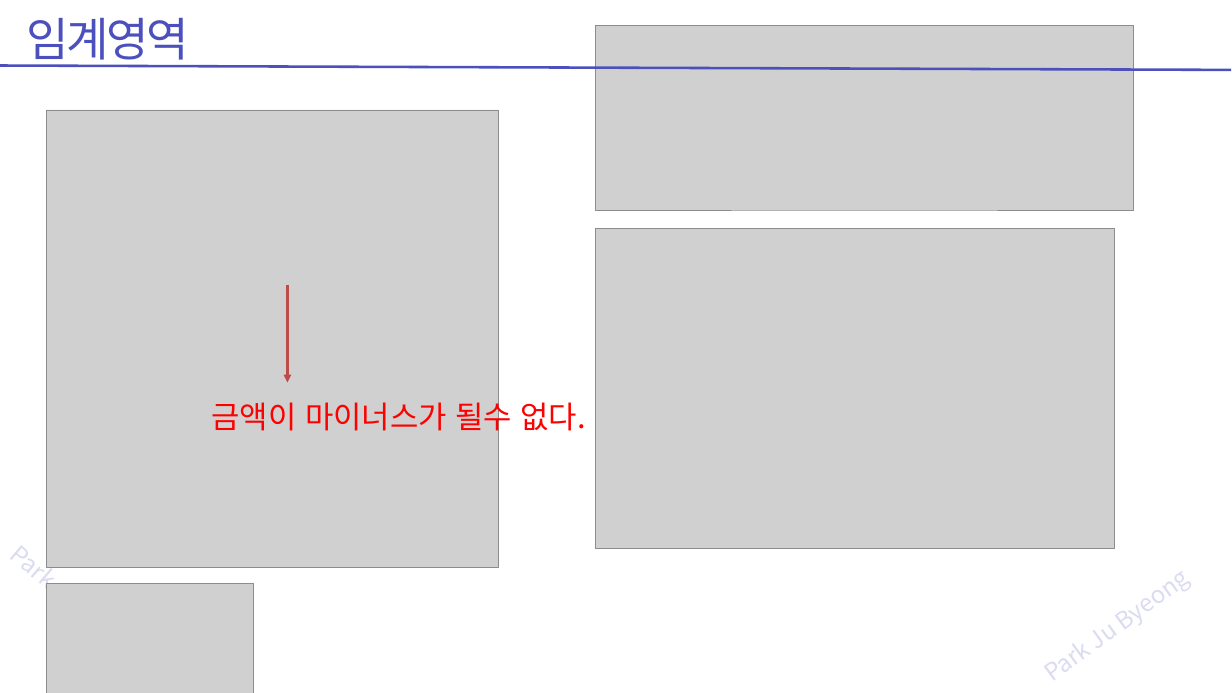
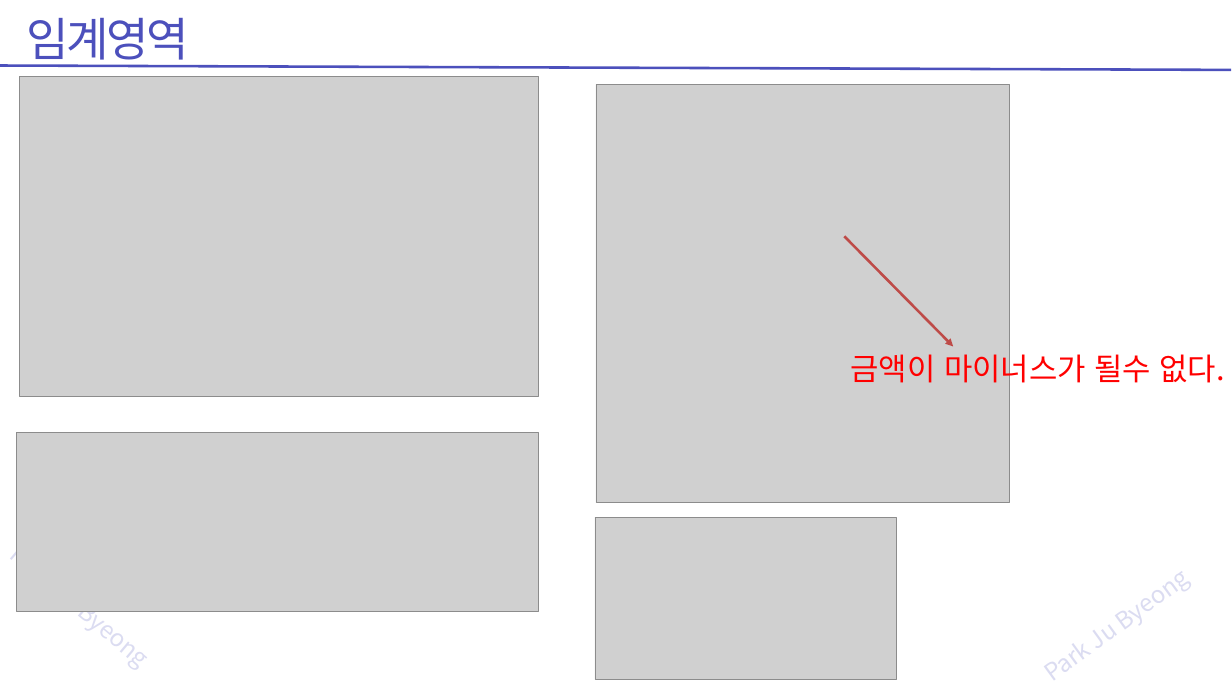
Before and after one commit to zest132/JavaLecture, a slide deck: slide 78 of JavaLecture/LectureFile/java 14강 자료구조와 쓰레드.pptx (slide 63 before the commit). Drawn at 1232x693 pixels with LibreOffice and Linux fonts; fonts in the diff are those of the drawing; grey boxes stand for pictures. Boxes give left, top, right and bottom in pixels: in the first picture for what was removed or moved away, otherwise in the second. Text is boxed around its words. In the diff, an @@ line names an element or a change of style, - is before the commit and + after.

```diff
--- a/JavaLecture/LectureFile/java 14강 자료구조와 쓰레드.pptx
+++ b/JavaLecture/LectureFile/java 14강 자료구조와 쓰레드.pptx
@@ picture moved from (x1=596, y1=229, x2=1114, y2=549) to (x1=20, y1=76, x2=538, y2=397) @@
@@ picture resized from (x1=46, y1=110, x2=498, y2=567) to (x1=596, y1=84, x2=1009, y2=503) @@
@@ arrow moved from (288, 285) - (288, 383) to (845, 237) - (953, 346) @@
@@ text "금액이 마이너스가 될수 없다." moved from (x1=211, y1=397, x2=586, y2=437) to (x1=850, y1=349, x2=1225, y2=389) @@
@@ picture resized from (x1=596, y1=25, x2=1133, y2=210) to (x1=17, y1=432, x2=538, y2=611) @@
@@ picture resized from (x1=46, y1=584, x2=253, y2=693) to (x1=595, y1=517, x2=896, y2=679) @@
```
Also in this commit, not shown: 41 other slides changed, 15 slides added, 17 other files.
